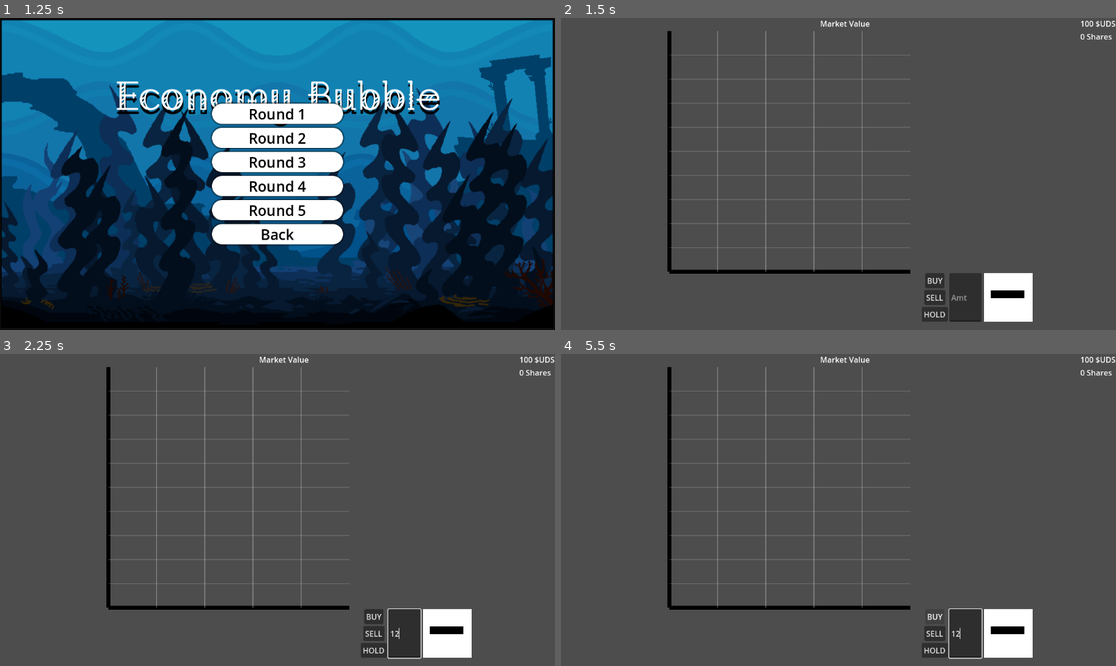
Above: before the commit, frames 1-4 (two rows, left to right).
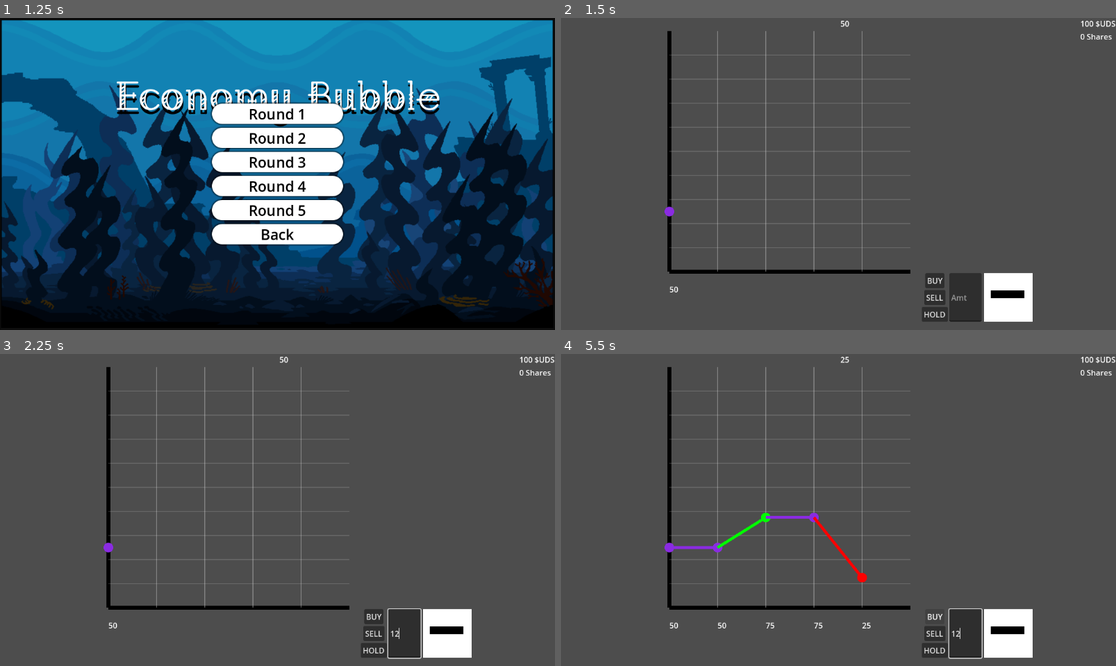
Above: after the commit, the same moments.

Repository: absentnot/GGJ-25
Game: Godot game, scene res://scenes/TitleScreen.tscn
The game is run twice, just before and just after one commit, with the same random seed, the same clock (stepped at 60 frames per second) and the same inputs.
Inputs (mouse positions are in pixels of both pictures, inside the frame that each line leads up to):
- Up to frame 1 (1.25 s): click "Start game" at 0.5 s
- Up to frame 2 (1.5 s): click "Round 1" at 1.25 s
- Up to frame 3 (2.25 s): click (405, 634) at 2.02 s; type "12" at 2.1 s
- Up to frame 4 (5.5 s): click "BUY" at 2.75 s; click "SELL" at 3.5 s; click "HOLD" at 4.25 s; click "BUY" at 5 s

Frame 1 is identical in both runs. In frame 2, 0.2% of the frame differs, in the area x 18-56%, y 0-88%; in frame 3, 0.2%; in frame 4, 0.8%.

Commit message:
next level working

Diff:
--- a/scenes/main.tscn
+++ b/scenes/main.tscn
@@ -1,8 +1,10 @@
-[gd_scene load_steps=2 format=3 uid="uid://kw25mjyh8n23"]
+[gd_scene load_steps=3 format=3 uid="uid://kw25mjyh8n23"]
 
+[ext_resource type="Script" path="res://scripts/main.gd" id="1_l4ghx"]
 [ext_resource type="PackedScene" uid="uid://cnhtjauuofwrl" path="res://scenes/hud.tscn" id="2_kbh8a"]
 
 [node name="Main" type="Node2D"]
+script = ExtResource("1_l4ghx")
 
 [node name="HUD" parent="." instance=ExtResource("2_kbh8a")]
 
--- a/scenes/score.tscn
+++ b/scenes/score.tscn
@@ -23,3 +23,14 @@
 
 [node name="Buttons" type="HBoxContainer" parent="VBoxContainer"]
 layout_mode = 2
+
+[node name="Menu" type="Button" parent="VBoxContainer/Buttons"]
+layout_mode = 2
+text = "MENU"
+
+[node name="NextRound" type="Button" parent="VBoxContainer/Buttons"]
+layout_mode = 2
+text = "NEXT"
+
+[connection signal="pressed" from="VBoxContainer/Buttons/Menu" to="." method="_on_menu_pressed"]
+[connection signal="pressed" from="VBoxContainer/Buttons/NextRound" to="." method="_on_next_round_pressed"]
--- a/scripts/LevelSelect.gd
+++ b/scripts/LevelSelect.gd
@@ -11,11 +11,9 @@
 	pass
 
 
-
-
 func _on_level1_pressed() -> void:
 	print("Button pressed")
-	Global.level="res://scenes/RoundOne.tscn"
+	Global.level="roundOne"
 	get_tree().change_scene_to_file(playscene_path)
 
 
@@ -23,25 +21,25 @@
 
 func _on_level2_pressed() -> void:
 	print("Button pressed")
-	Global.level="res://scenes/roundTwo.tscn"
+	Global.level="roundTwo"
 	get_tree().change_scene_to_file(playscene_path)
 
 
 func _on_level3_pressed() -> void:
 	print("Button pressed")
-	Global.level="res://scenes/roundThree.tscn"
+	Global.level="roundThree"
 	get_tree().change_scene_to_file(playscene_path)
 
 
 func _on_level4_pressed() -> void:
 	print("Button pressed")
-	Global.level="res://scenes/roundFour.tscn"
+	Global.level="roundFour"
 	get_tree().change_scene_to_file(playscene_path)
 
 
 func _on_level5_pressed() -> void:
 	print("Button pressed")
-	Global.level="res://scenes/roundFive.tscn"
+	Global.level="roundFive"
 	get_tree().change_scene_to_file(playscene_path)
 
 func _on_back_pressed() -> void:
--- a/scripts/agentPanel.gd
+++ b/scripts/agentPanel.gd
@@ -13,6 +13,7 @@
 func setAgents(agentNames: Array[String]):
 	for n in agents:
 		n.queue_free()
+		agents = []
 	for agent in agentNames:
 		var newScene = agentScene.instantiate()
 		newScene.agentType = agent
--- a/scripts/hud.gd
+++ b/scripts/hud.gd
@@ -21,6 +21,12 @@
 	var nextOrder = Order.new(orderQuantity, playerOrder)
 	_updateCashAndShares(nextOrder)
 	return nextOrder
+
+func reset(days:int) -> void:
+	currentShares = 0
+	currentMoney = 100
+	graph.reset(days)
+	_updateCashAndShares(Order.new(0))
 
 func getOrders(prices: Array[int], daysRemaining: int) -> Array[Order]:
 	var agentOrders = $AgentPanel.getOrders(prices, daysRemaining)
--- a/scripts/main.gd
+++ b/scripts/main.gd
@@ -5,17 +5,23 @@
 var maxDays
 var currDay = 0
 # Called when the node enters the scene tree for the first time.
+var resultScreen
 func _ready():
 	loadRound()
 
 func loadRound():
-	currentRound = load(Global.level).instantiate()
+	print("res://scenes/%s.tscn" % Global.level)
+	currentRound = load("res://scenes/%s.tscn" % Global.level).instantiate()
 	currentRound.roundOver.connect(endRound)
 	maxDays = currentRound.getMaxDays()
+	currDay = 0
 	add_child(currentRound)
+	$HUD.visible = true
+	$HUD.reset(maxDays)
 	$HUD.setAgents(currentRound.getAgentTypes())
 	$HUD.setMarketValue(currentRound.getPrices(), maxDays - currDay)
 	$DayTimer.start()
+	$DayTimer.paused = false
 
 # Called every frame. 'delta' is the elapsed time since the previous frame.
 func _process(delta):
@@ -36,6 +42,22 @@
 	var stats = $HUD.getFinalStats()
 	currentRound.queue_free()
 	$HUD.visible = false
-	var resultsScreen = load("res://scenes/score.tscn").instantiate()
-	add_child(resultsScreen)
-	resultsScreen.display(stats[0], stats[1])
+	resultScreen = load("res://scenes/score.tscn").instantiate()
+	resultScreen.nextLevel.connect(_nextLevel)
+	add_child(resultScreen)
+	resultScreen.display(stats[0], stats[1])
+
+func _nextLevel() -> void:
+	resultScreen.queue_free()
+	match Global.level:
+		"roundOne":
+			Global.level = "roundTwo"
+		"roundTwo":
+			Global.level = "roundThree"
+		"roundThree":
+			Global.level = "roundFour"
+		"roundFour":
+			Global.level = "roundFive"
+		_:
+			Global.level = "roundOne"
+	loadRound()
--- a/scripts/priceDisplay.gd
+++ b/scripts/priceDisplay.gd
@@ -20,6 +20,12 @@
 	points = []
 	pass # Replace with function body.
 
+func reset(days: int) -> void:
+	points =[]
+	maxDays = days
+	maxPriceSeen = 100
+	maxPrice = maxPriceSeen * 2
+	minPrice =  0
 
 # Called every frame. 'delta' is the elapsed time since the previous frame.
 func _process(delta: float) -> void:
--- a/scripts/score.gd
+++ b/scripts/score.gd
@@ -1,9 +1,10 @@
 extends Node
 
-
+signal nextLevel
 @onready var totalProfit:Label = get_node("VBoxContainer/TotalProfit")
 @onready var totalSharesBought:Label = get_node("VBoxContainer/TotalSharesBought")
 @onready var crabTitleLabel:Label = get_node("VBoxContainer/CrabTitle")
+#var menu = preload("res://scenes/TitleScreen.tscn")
 # Called when the node enters the scene tree for the first time.
 func _ready() -> void:
 	pass # Replace with function body.
@@ -28,3 +29,10 @@
 	else:
 		crabTitle = "Crabsolute Genius"
 	crabTitleLabel.text = crabTitle
+
+func _on_menu_pressed() -> void:
+	get_tree().change_scene_to_file("res://scenes/TitleScreen.tscn")
+
+
+func _on_next_round_pressed() -> void:
+	emit_signal("nextLevel")
Not shown: 1 places in scenes/LevelSelect.tscn that only renumber resources
Not shown: 1 places in scenes/TitleScreen.tscn that only renumber resources
